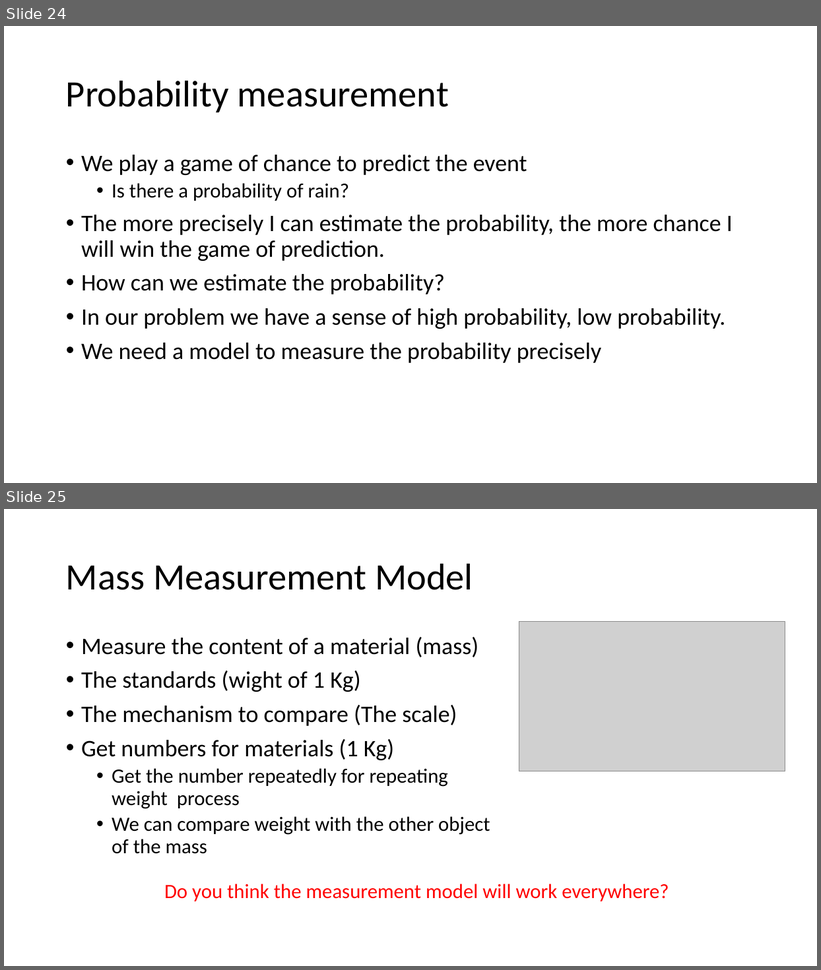
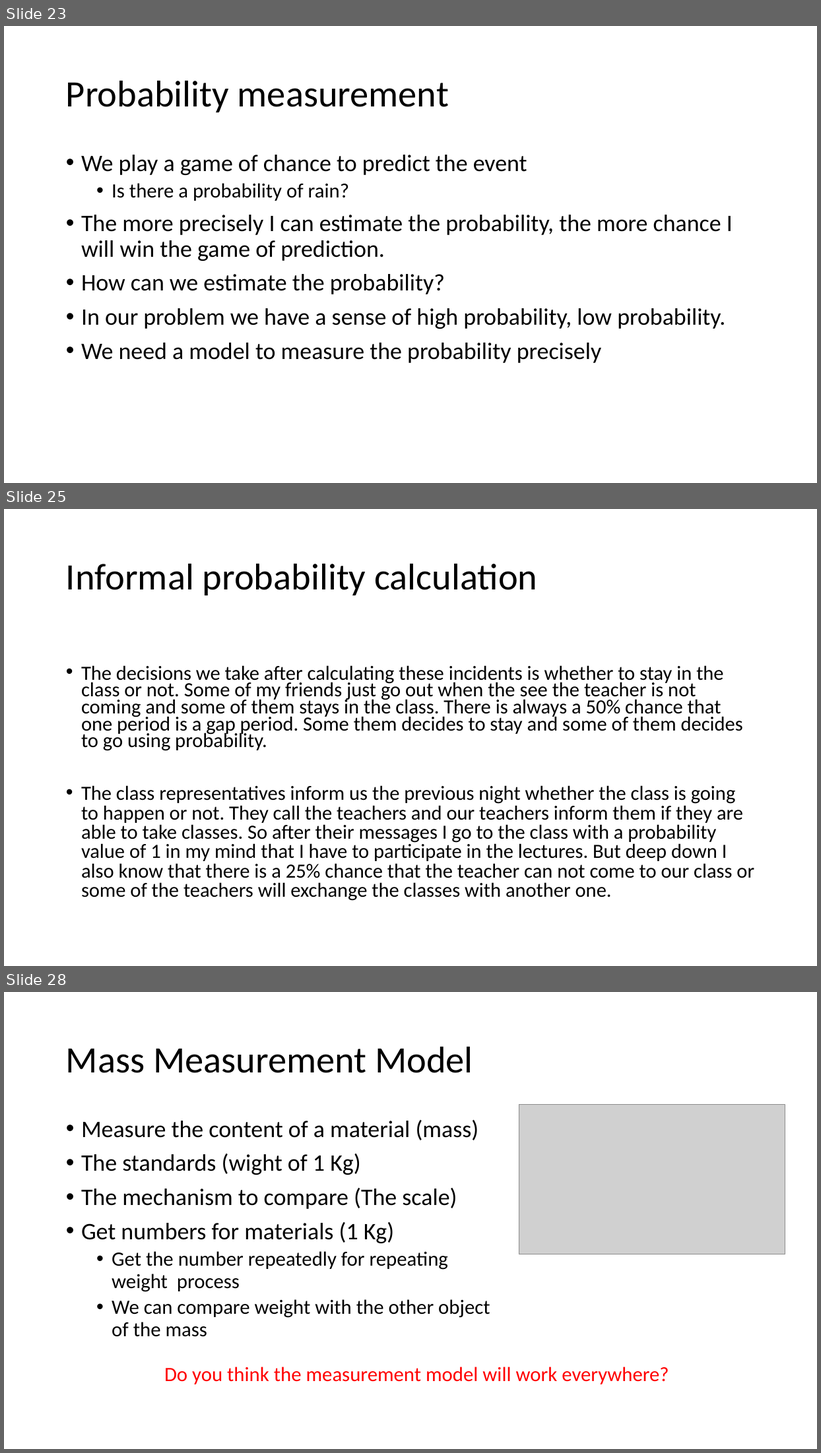
Before and after one commit to yushuf/TeamBeta, a slide deck: Presentation.pptx. Shown one above the other, each under a label of ours: slides 24 and 25 before the commit, slides 23, 25 and 28 after it; the slides between them are not shown. The pictures are 821x970 and 821x1453 pixels, drawn with LibreOffice and Linux fonts; fonts in the diff are those of the drawing; grey boxes stand for pictures. Boxes give left, top, right and bottom in pixels: in the first picture for what was removed or moved away, otherwise in the second. Text is boxed around its words. In the diff, an @@ line names an element or a change of style, - is before the commit and + after.

```diff
--- a/Presentation.pptx
+++ b/Presentation.pptx
@@ slide 25 added at <box>4,509,817,966</box>, background #FFFFFF @@
@@ title added at <box>66,563,537,595</box>, 44 pt, text #000000 @@
+Informal probability calculation
@@ text added at <box>81,665,754,901</box>, 23.8 pt, text #000000 @@
+• The decisions we take after calculating these incidents is whether to stay in the class or not. Some of my friends just go out when the see the teacher is not coming and some of them stays in the class. There is always a 50% chance that one period is a gap period. Some them decides to stay and some of them decides to go using probability.
+• The class representatives inform us the previous night whether the class is going to happen or not. They call the teachers and our teachers inform them if they are able to take classes. So after their messages I go to the class with a probability value of 1 in my mind that I have to participate in the lectures. But deep down I also know that there is a 25% chance that the teacher can not come to our class or some of the teachers will exchange the classes with another one.
@@ what was slide 24 is now slide 23 @@
@@ what was slide 25 is now slide 28 @@
```
Also in this commit, not shown: 5 slides changed, 7 other slides added, 4 slides removed.
